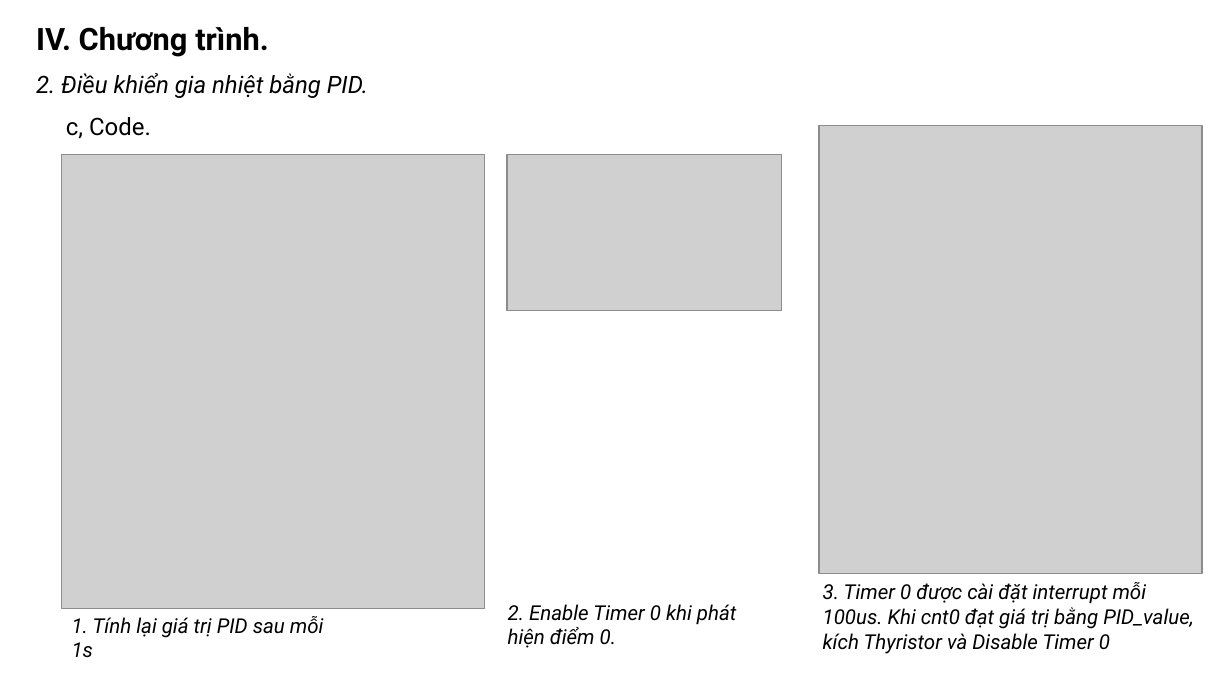
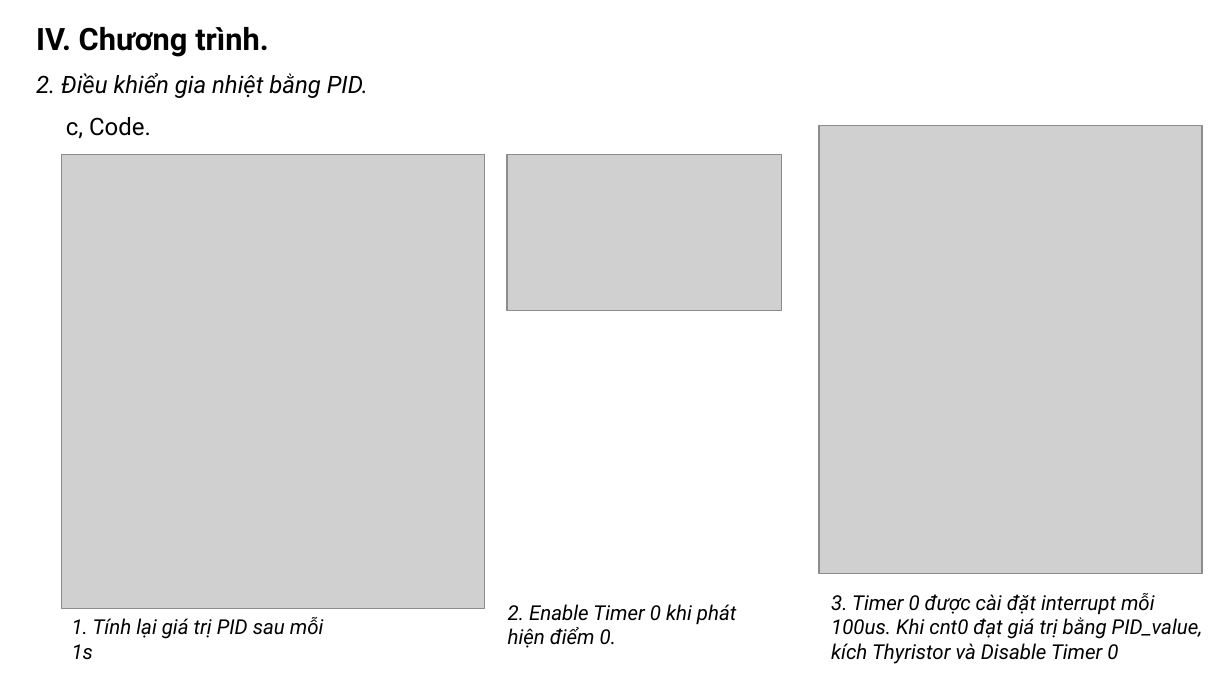
Before and after one commit to khanhnm08/HK_Egg_Incubator, a slide deck: slide 13 of Slide bao cao.pptx. Drawn at 1232x693 pixels with LibreOffice and Linux fonts; fonts in the diff are those of the drawing; grey boxes stand for pictures. Boxes give left, top, right and bottom in pixels: in the first picture for what was removed or moved away, otherwise in the second. Text is boxed around its words. In the diff, an @@ line names an element or a change of style, - is before the commit and + after.

```diff
--- a/Slide bao cao.pptx
+++ b/Slide bao cao.pptx
@@ text "3. Timer 0 được cài ..." moved from (x1=823, y1=582, x2=1193, y2=654) to (x1=831, y1=593, x2=1202, y2=664) @@
```
Also in this commit, not shown: 3 other slides changed, 4 other files.
